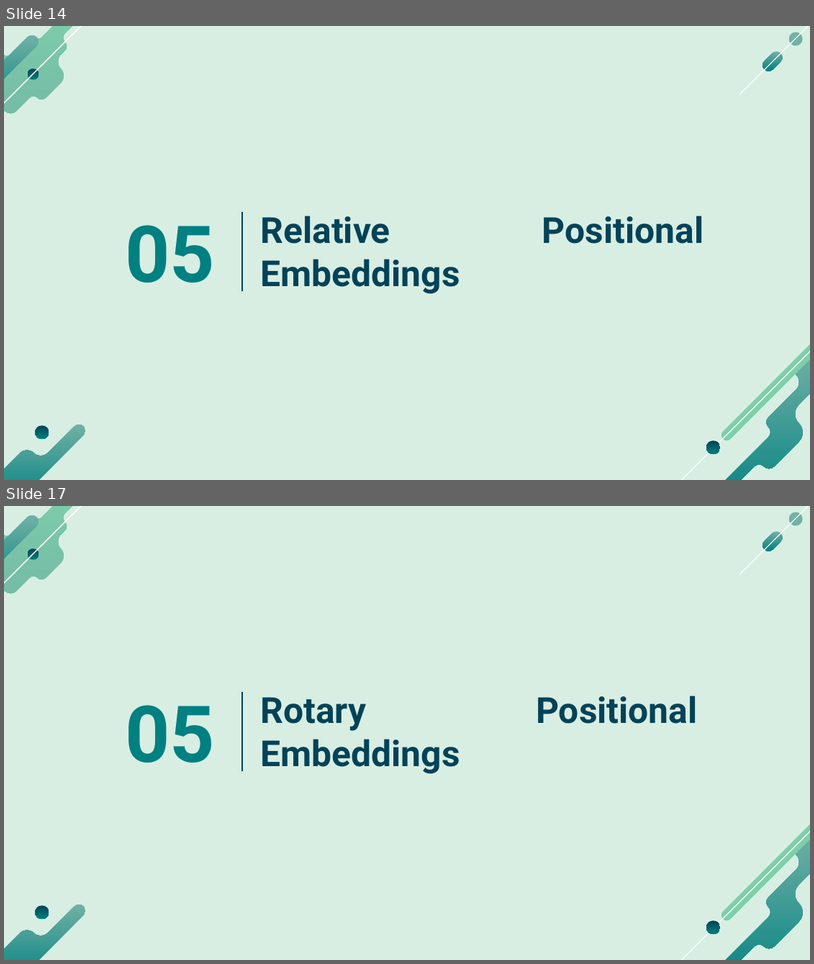
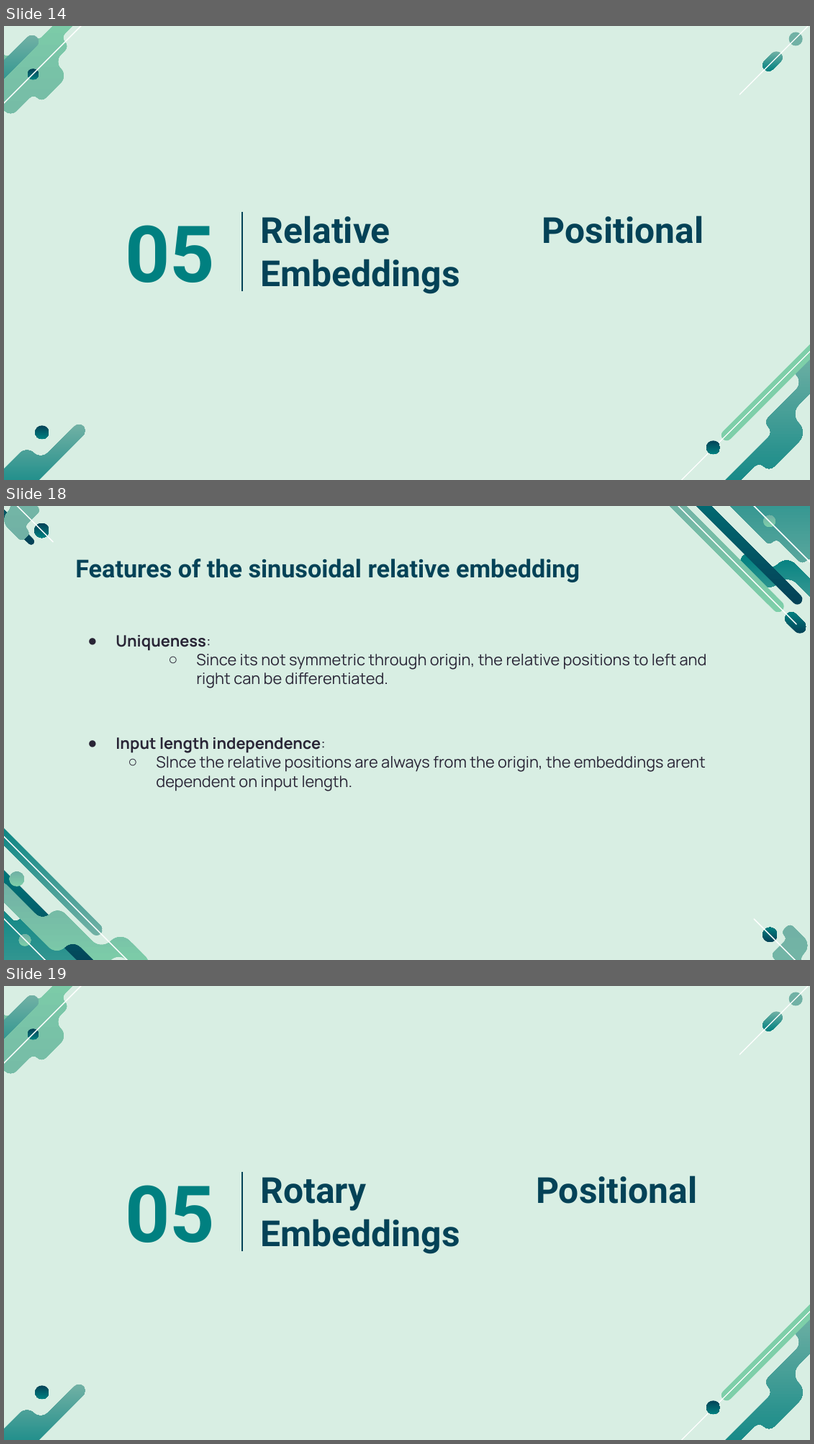
Before and after one commit to smlab-niser/23cs461, a slide deck: assignment/adhil/CS461_notes_positional_encoding.pptx. Shown one above the other, each under a label of ours: slides 14 and 17 before the commit, slides 14, 18 and 19 after it; the slides between them are not shown. The pictures are 814x964 and 814x1444 pixels, drawn with LibreOffice and Linux fonts; fonts in the diff are those of the drawing. Boxes give left, top, right and bottom in pixels: in the first picture for what was removed or moved away, otherwise in the second. Text is boxed around its words. In the diff, an @@ line names an element or a change of style, - is before the commit and + after.

```diff
--- a/assignment/adhil/CS461_notes_positional_encoding.pptx
+++ b/assignment/adhil/CS461_notes_positional_encoding.pptx
@@ slide 18 added at (4,506,810,960), background #D8EEE3 @@
@@ group added at (4,506,810,960): 23 freeform shapes @@
@@ title added at (75,559,580,582), 22 pt, text #044257, bold @@
+Features of the sinusoidal relative embedding
@@ subtitle added at (116,635,707,791), 14 pt, text #292536 @@
+● Uniqueness:
+  ○ Since its not symmetric through origin, the relative positions to left and right can be differentiated.
+● Input length independence:
+  ○ SInce the relative positions are always from the origin, the embeddings arent dependent on input length.
@@ what was slide 17 is now slide 19 @@
```
Also in this commit, not shown: 11 slides changed, 1 other slide added, 3 other files.
